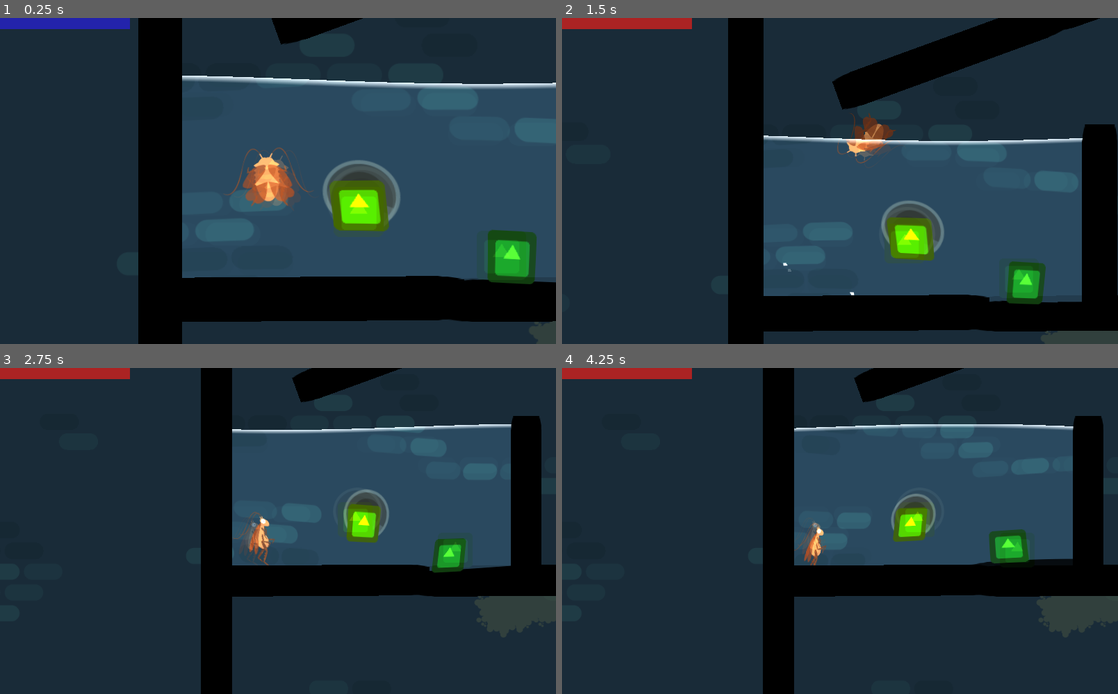
Above: before the commit, frames 1-4 (two rows, left to right).
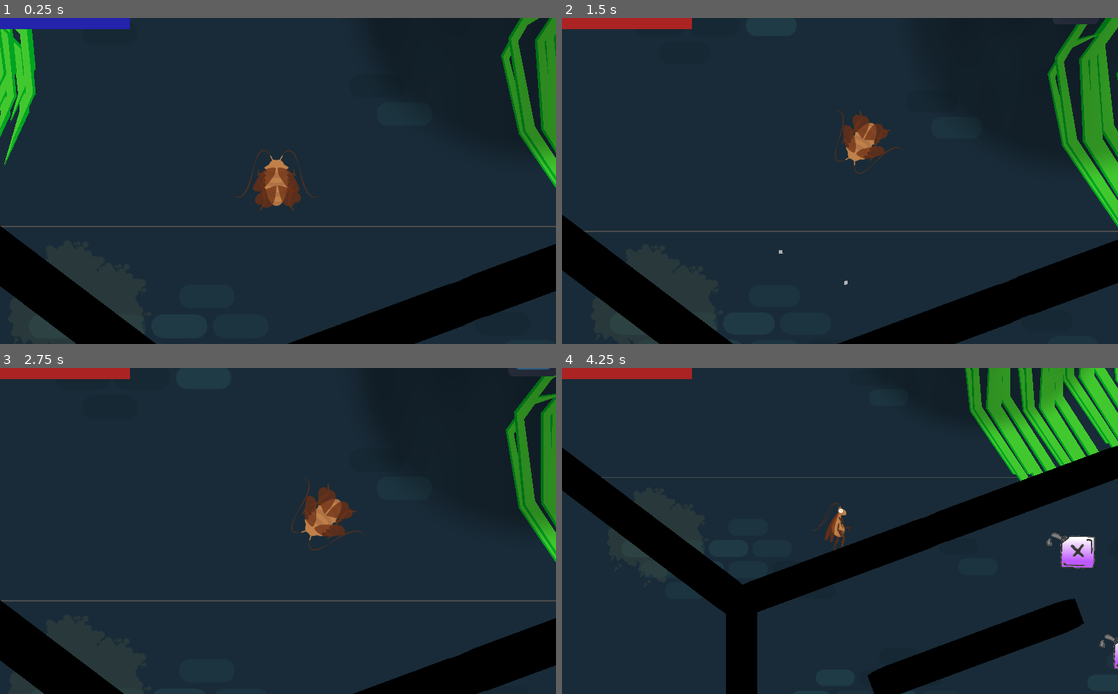
Above: after the commit, the same moments.

Repository: ChibiDenDen/Jook
Game: Godot game, scene res://Scenes/PhysicsGame.tscn
Two runs of this game, one before a commit and one after it. Both use one fixed random seed, a clock stepped at 60 frames per second and the inputs below. The engine's default icon, where the game draws it, is replaced by a stand-in: a white triangle on a blue panel in a dark square.
Inputs (mouse positions are in pixels of both pictures, inside the frame that each line leads up to):
- Up to frame 1 (0.25 s): no input
- Up to frame 2 (1.5 s): move the mouse to (962, 164) at 0.52 s; hold Space (action) 0.53-1.28 s; hold Right (ui_right) from 0.53 s (still down); click (962, 164) at 0.67 s; tap Up (ui_up) at 0.77 s; move the mouse to (728, 197) at 1.27 s; tap Space (action) at 1.35 s
- Up to frame 3 (2.75 s): tap Up (ui_up) at 1.52 s; move the mouse to (333, 459) at 2.02 s; release Right (ui_right) at 2.03 s; hold Left (ui_left) from 2.03 s (still down); hold Space (action) from 2.03 s (still down)
- Up to frame 4 (4.25 s): move the mouse to (812, 596) at 2.77 s; release Left (ui_left) at 2.78 s; release Space (action) at 2.78 s; hold Right (ui_right) from 2.78 s (still down); tap Space (action) at 2.85 s; click (812, 596) at 2.92 s; tap Up (ui_up) at 3.02, 3.77 s; move the mouse to (1006, 579) at 3.52 s; hold Space (action) from 3.53 s (still down)

The runs differ from the first frame. In frame 1, 64% of the frame differs, in the area x 0-100%, y 0-100%; in frame 2, 54%; in frame 3, 44%; in frame 4, 48%.

Commit message:
update player speed, make dead player get stuck less, an put him in prison

Diff:
--- a/Objects/CrashedPlayer/CrashedPlayer.gd
+++ b/Objects/CrashedPlayer/CrashedPlayer.gd
@@ -45,7 +45,7 @@
 		slide_down = false
 		$AnimationPlayer.stop()
 	move_vec = move_and_slide_with_snap(move_vec, Vector2(0, 32), Vector2.UP)
-	if move_vec.x < 0:
+	if move_vec.x < -3:
 		slide_down = true
 	if get_slide_count() == 0 or will_drop():
 		drop = true
@@ -60,3 +60,5 @@
 			player.sleeping = false
 			Engine.time_scale = 1
 			queue_free()
+	if is_on_wall():
+		slide_down = not slide_down
--- a/Objects/CrashedPlayer/CrashedPlayer.tscn
+++ b/Objects/CrashedPlayer/CrashedPlayer.tscn
@@ -3,8 +3,8 @@
 [ext_resource path="res://Objects/CrashedPlayer/CrashedPlayer.gd" type="Script" id=2]
 [ext_resource path="res://Resources/Jook/Anims/SIDE.png" type="Texture" id=3]
 
-[sub_resource type="RectangleShape2D" id=1]
-extents = Vector2( 33.7943, 33.3018 )
+[sub_resource type="CircleShape2D" id=1]
+radius = 32.1226
 
 [sub_resource type="Animation" id=2]
 resource_name = "walk"
@@ -73,6 +73,7 @@
 hframes = 3
 
 [node name="CollisionShape2D" type="CollisionShape2D" parent="."]
+position = Vector2( 2.67268, -7.1272 )
 shape = SubResource( 1 )
 
 [node name="Tween" type="Tween" parent="."]
--- a/Objects/Player/Player.gd
+++ b/Objects/Player/Player.gd
@@ -11,7 +11,7 @@
 # var a = 2
 # var b = "text"
 
-export var thrust = Vector2.UP * 500
+export var thrust = Vector2.UP * 300
 export var boost_thrust = 25
 export var torque = 5000
 
--- a/Objects/Player/Player.tscn
+++ b/Objects/Player/Player.tscn
@@ -88,7 +88,7 @@
 hframes = 4
 
 [node name="BoostTimer" type="Timer" parent="."]
-wait_time = 3.0
+wait_time = 8.0
 one_shot = true
 
 [node name="Particles2D" type="Particles2D" parent="."]
--- a/Scenes/PhysicsGame.tscn
+++ b/Scenes/PhysicsGame.tscn
@@ -38,7 +38,7 @@
 texture = ExtResource( 9 )
 
 [node name="Player" type="Node2D" parent="."]
-position = Vector2( -2144, -208 )
+position = Vector2( -320.609, -529.696 )
 
 [node name="PlayerFly" parent="Player" instance=ExtResource( 1 )]
 
@@ -119,7 +119,7 @@
 scale = Vector2( 0.890297, -6.26425 )
 
 [node name="Wall49" parent="Walls" instance=ExtResource( 2 )]
-position = Vector2( -1094.67, -614.689 )
+position = Vector2( -1107.67, -615.189 )
 rotation = 1.56423
 scale = Vector2( 0.890297, -6.26425 )
 
@@ -213,6 +213,11 @@
 scale = Vector2( 0.89, 5 )
 z_index = 11
 
+[node name="Wall50" parent="Walls" instance=ExtResource( 2 )]
+position = Vector2( -1185.41, -210.719 )
+scale = Vector2( 0.89, 5 )
+z_index = 11
+
 [node name="Wall31" parent="Walls" instance=ExtResource( 2 )]
 position = Vector2( -922.691, -1097.02 )
 scale = Vector2( 1.03314, 8.9922 )
